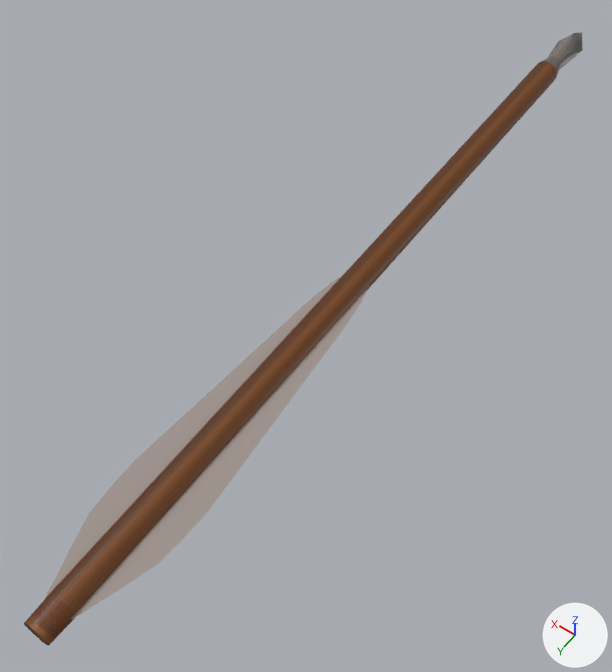
Before and after pictures for a commit that changed the Blender file models/items/weapons/bolt/bolt.blend.
Both versions are drawn from a camera (50 mm lens) standing at (-0.181, 0.341, 0.409) and looking at (0.016, 0.066, -0.024). Every picture has the same lights, and +X, +Y and +Z are marked at lower right. The picture after the commit comes second.

The first picture shows 'bolt'.
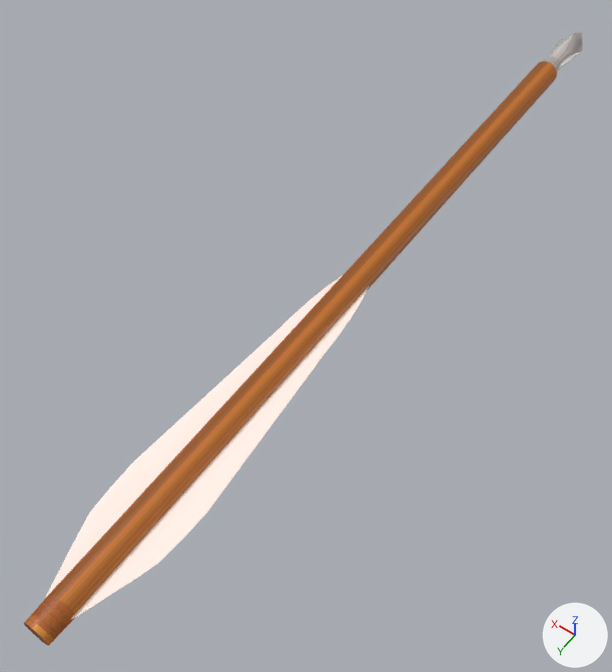
The change, as a diff of the scene's bpy script:
```diff
--- a/models/items/weapons/bolt/bolt.blend.py
+++ b/models/items/weapons/bolt/bolt.blend.py
@@ mat_metal @@
 n2 = _N.new('ShaderNodeTexImage'); n2.name = 'Image Texture'
 n0 = _N.new('ShaderNodeBsdfPrincipled'); n0.name = 'Principled BSDF'
 n2.image = img_crossbow_string_png
+n3 = _N.new('ShaderNodeMixRGB'); n3.name = 'InventoryBrightness'
+n3.blend_type = 'MULTIPLY'
+n3.inputs[0].default_value = 1.0  # 'Factor'
+n3.inputs[2].default_value = (3.0, 3.0, 3.0, 1.0)  # 'Color2', white #ffffff
 _L.new(n0.outputs[0], n1.inputs[0])  # 'BSDF' to 'Surface'
-_L.new(n2.outputs[0], n0.inputs[0])  # 'Color' to 'Base Color'
+_L.new(n2.outputs[0], n3.inputs[1])  # 'Color' to 'Color1'
+_L.new(n3.outputs[0], n0.inputs[0])  # 'Color' to 'Base Color'
@@ mat_body @@
 n2 = _N.new('ShaderNodeTexImage'); n2.name = 'Image Texture'
 n0 = _N.new('ShaderNodeBsdfPrincipled'); n0.name = 'Principled BSDF'
 n2.image = img_crossbow_wood_png
+n3 = _N.new('ShaderNodeMixRGB'); n3.name = 'InventoryBrightness'
+n3.blend_type = 'MULTIPLY'
+n3.inputs[0].default_value = 1.0  # 'Factor'
+n3.inputs[2].default_value = (3.0, 3.0, 3.0, 1.0)  # 'Color2', white #ffffff
 _L.new(n0.outputs[0], n1.inputs[0])  # 'BSDF' to 'Surface'
-_L.new(n2.outputs[0], n0.inputs[0])  # 'Color' to 'Base Color'
+_L.new(n2.outputs[0], n3.inputs[1])  # 'Color' to 'Color1'
+_L.new(n3.outputs[0], n0.inputs[0])  # 'Color' to 'Base Color'
@@ mat_string @@
 n2 = _N.new('ShaderNodeTexImage'); n2.name = 'Image Texture'
 n0 = _N.new('ShaderNodeBsdfPrincipled'); n0.name = 'Principled BSDF'
 n2.image = img_crossbow_string_png
+n3 = _N.new('ShaderNodeMixRGB'); n3.name = 'InventoryBrightness'
+n3.blend_type = 'MULTIPLY'
+n3.inputs[0].default_value = 1.0  # 'Factor'
+n3.inputs[2].default_value = (3.0, 3.0, 3.0, 1.0)  # 'Color2', white #ffffff
 _L.new(n0.outputs[0], n1.inputs[0])  # 'BSDF' to 'Surface'
-_L.new(n2.outputs[0], n0.inputs[0])  # 'Color' to 'Base Color'
+_L.new(n2.outputs[0], n3.inputs[1])  # 'Color' to 'Color1'
+_L.new(n3.outputs[0], n0.inputs[0])  # 'Color' to 'Base Color'
```

Location of each change, [x1, y1, x2, y2] in pixels of the pictures (612 x 672 px):
'bolt', recoloured
    both: [24, 33, 583, 646]
